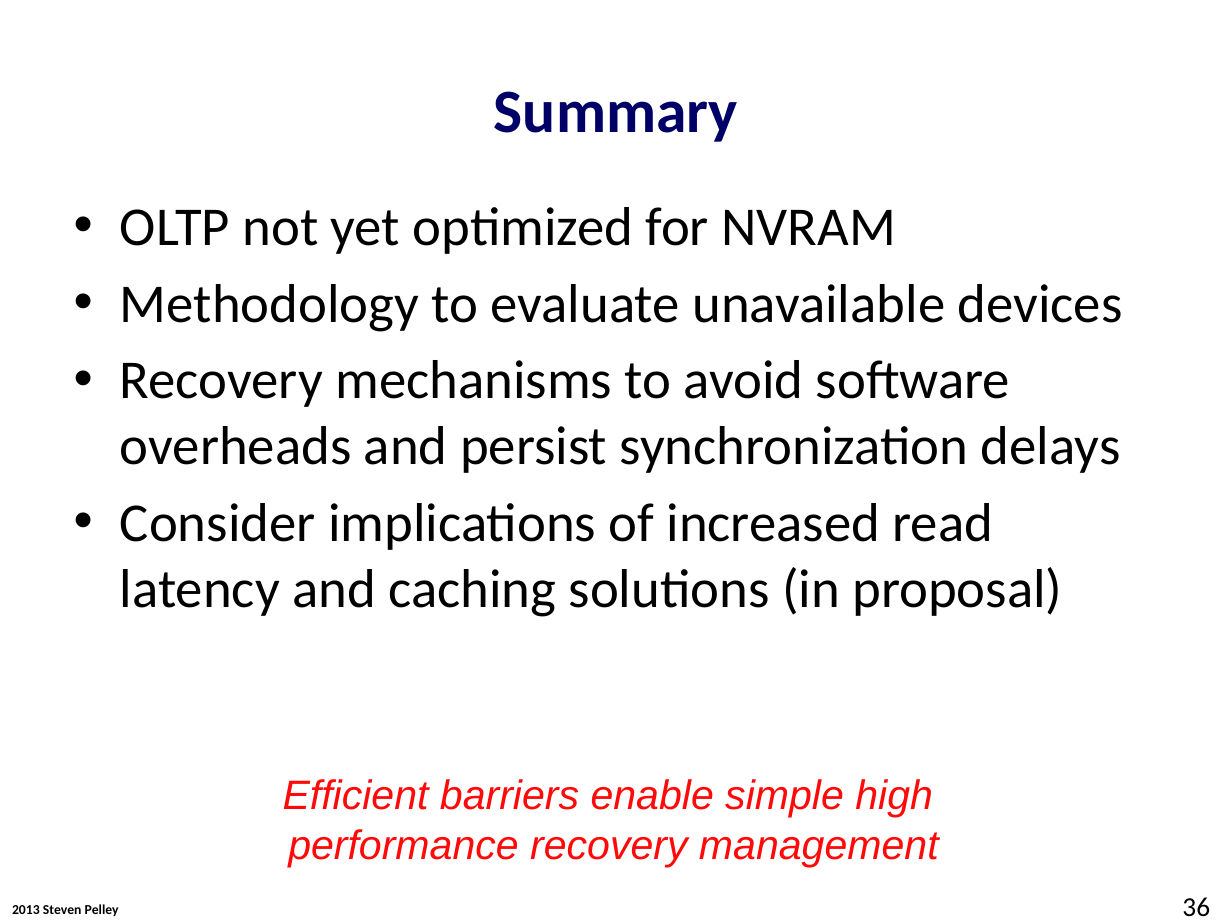
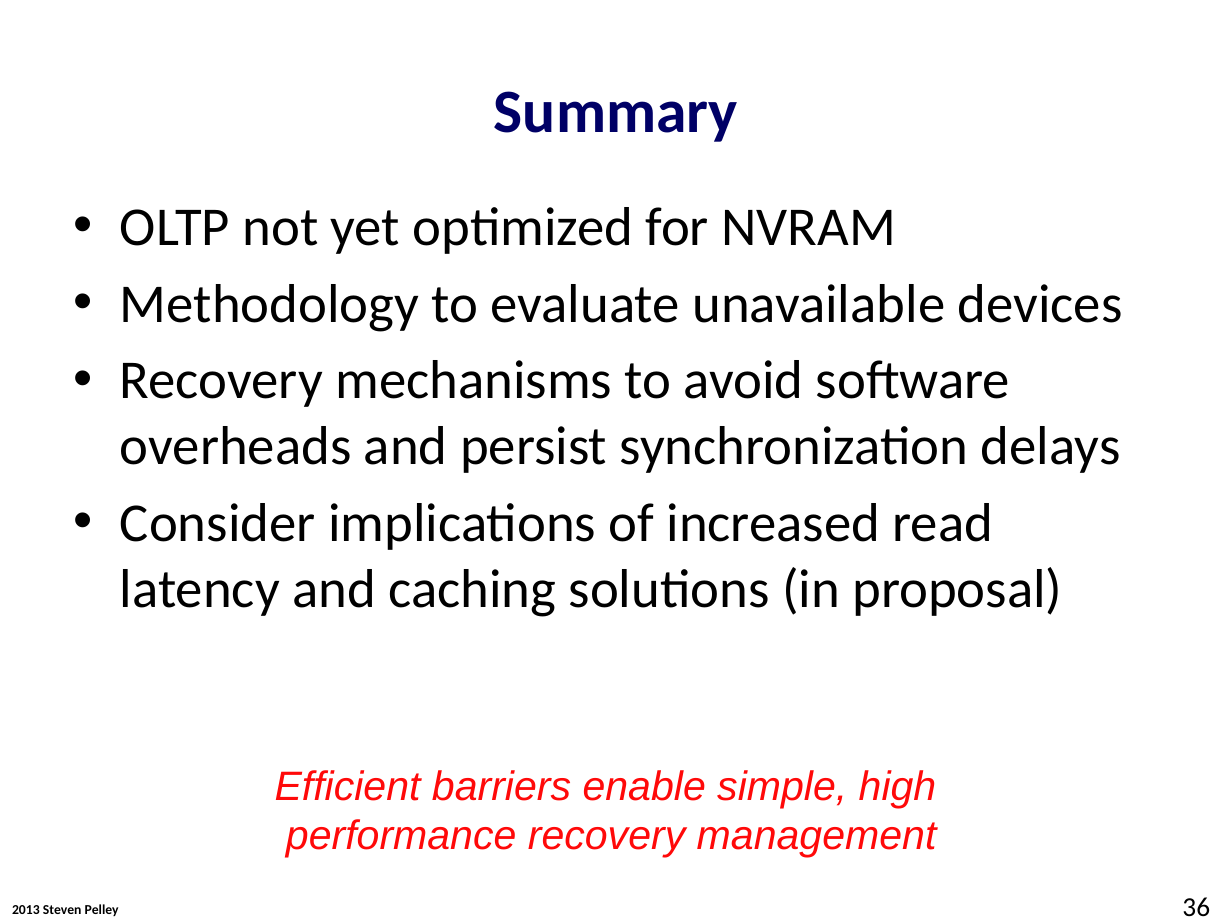
Before and after one commit to Abulila/dissertation, a slide deck: slide 36 of proposal/proposal.pptx. Drawn at 1232x924 pixels with LibreOffice and Linux fonts; fonts in the diff are those of the drawing; background and template pictures are left out. Boxes give left, top, right and bottom in pixels: in the first picture for what was removed or moved away, otherwise in the second. Text is boxed around its words. In the diff, an @@ line names an element or a change of style, - is before the commit and + after.

```diff
--- a/proposal/proposal.pptx
+++ b/proposal/proposal.pptx
@@ text at (x1=275, y1=770, x2=937, y2=857): text changed @@
-Efficient barriers enable simple high
-performance recovery management
+Efficient barriers enable simple, high
+performance recovery management
```
Also in this commit, not shown: 8 other slides changed.
